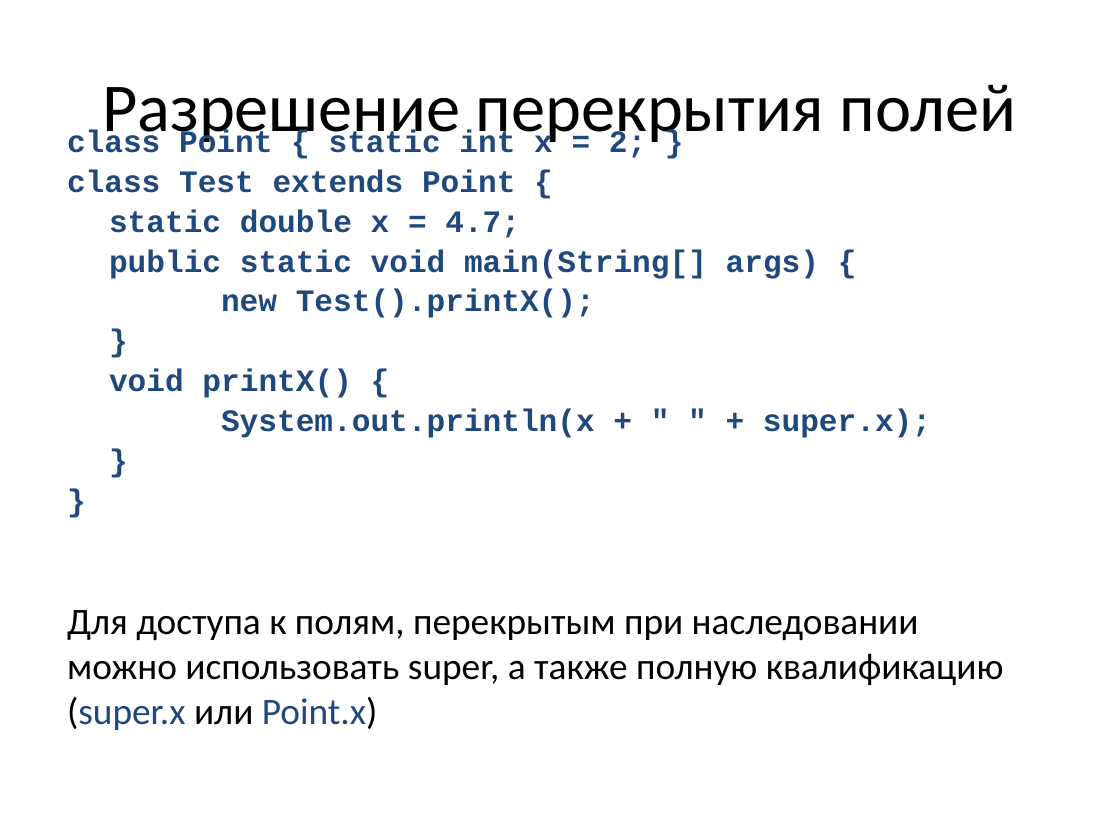
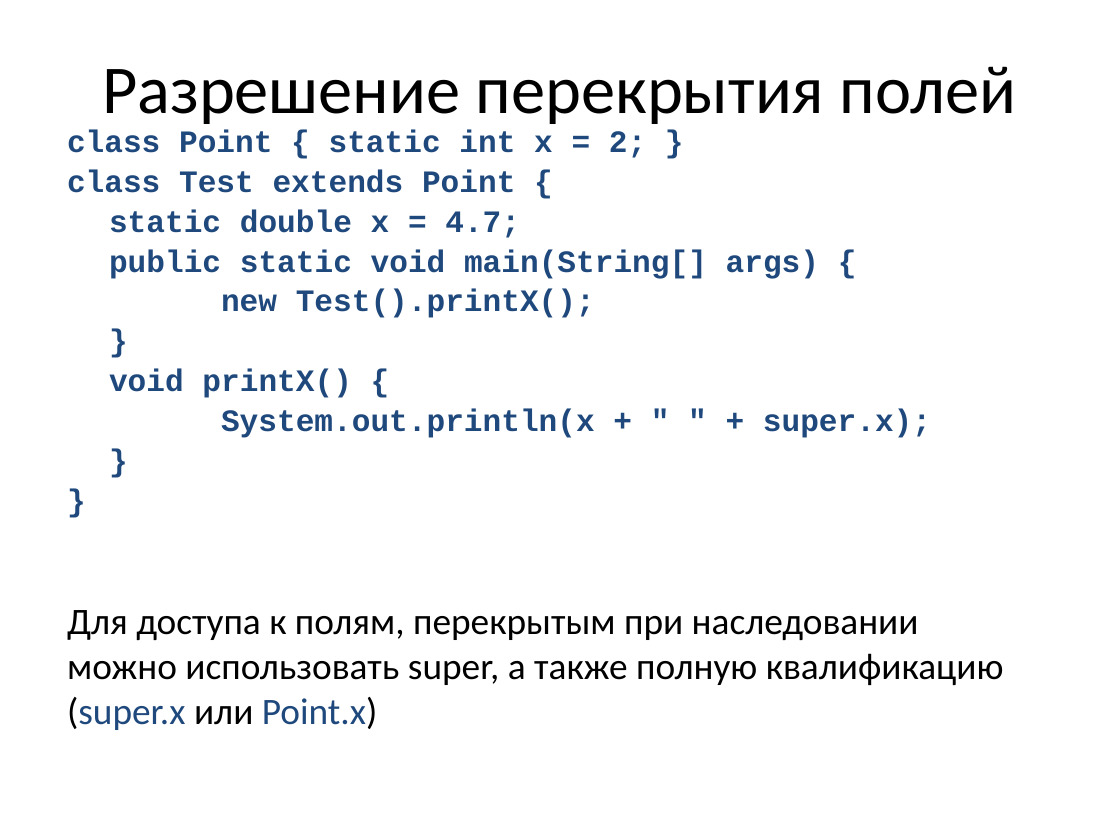
Before and after one commit to a-vodka/java, a slide deck: slide 38 of java-lc3.pptx. Drawn at 1120x840 pixels with LibreOffice and Linux fonts; fonts in the diff are those of the drawing; background and template pictures are left out. Boxes give left, top, right and bottom in pixels: in the first picture for what was removed or moved away, otherwise in the second. Text is boxed around its words. In the diff, an @@ line names an element or a change of style, - is before the commit and + after.

```diff
--- a/java-lc3.pptx
+++ b/java-lc3.pptx
@@ title "Разрешение перекрытия полей" rewrapped from [102, 84, 1016, 147] to [102, 66, 1016, 124] @@
```
Also in this commit, not shown: 8 other slides changed, 2 other files.
